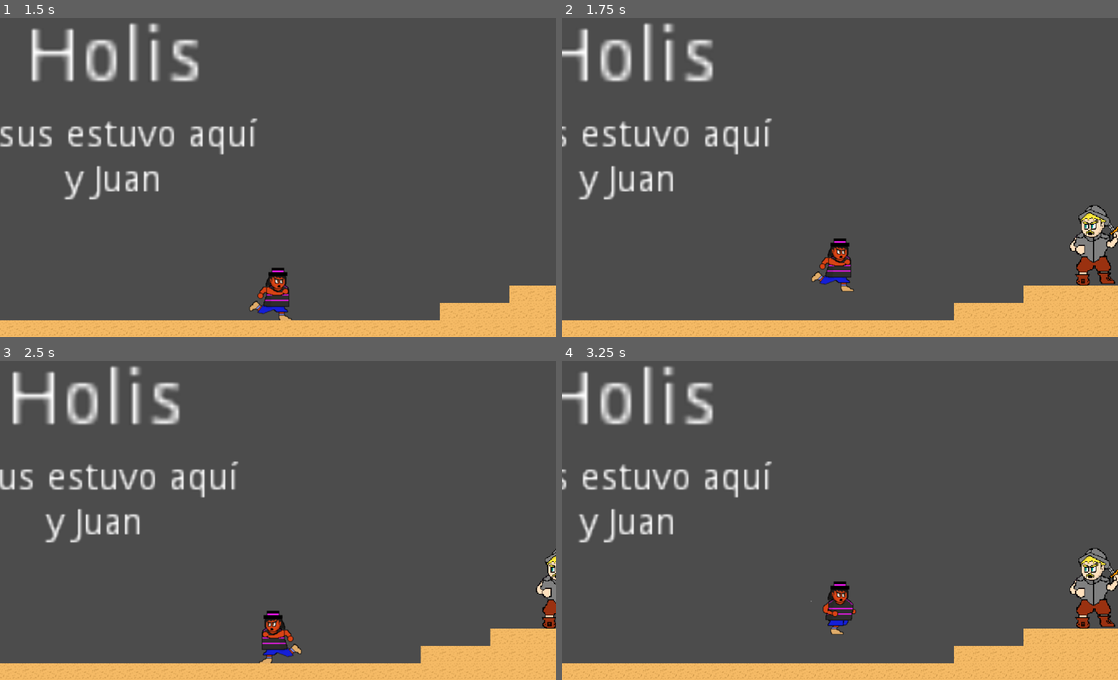
Above: before the commit, frames 1-4 (two rows, left to right).
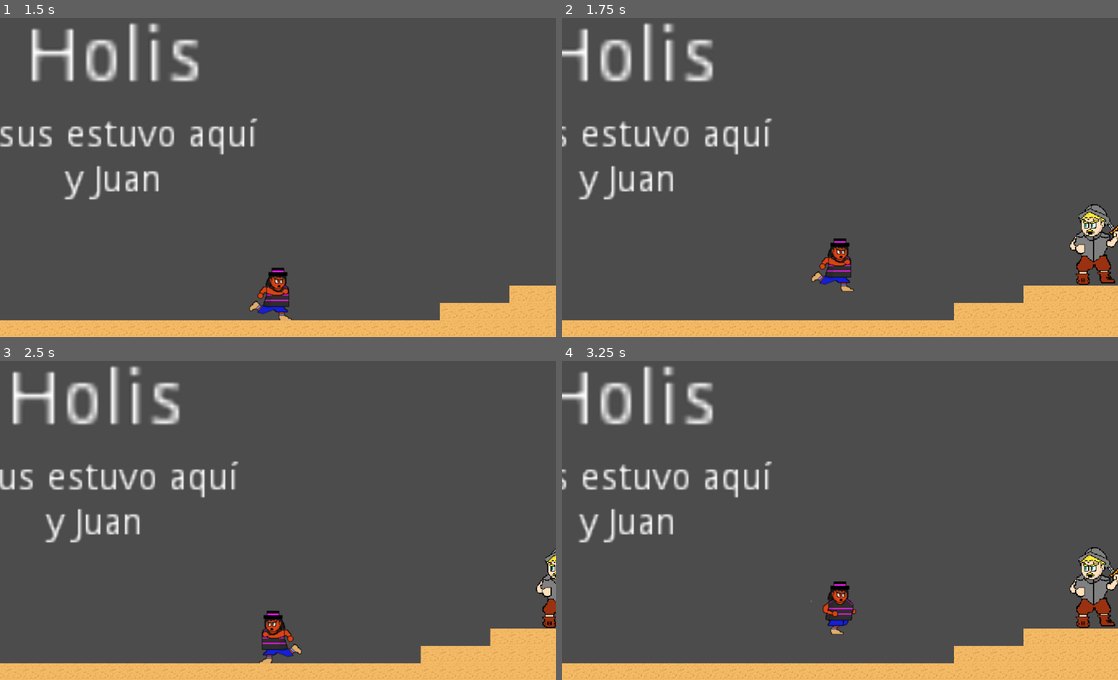
Above: after the commit, the same moments.

Repository: baiest/Minga_Survivor
Game: Godot game, scene res://scenes/Main.tscn
Same seed, same stepped clock (60 frames per second), same inputs: the game is played once before the commit and once after it.
Inputs:
- Up to frame 1 (1.5 s): hold Right (ui_right) from 0.53 s (still down); tap Up (ui_up) at 0.77 s
- Up to frame 2 (1.75 s): keep holding Right (ui_right); tap Up (ui_up) at 1.52 s
- Up to frame 3 (2.5 s): release Right (ui_right) at 2.03 s; hold Left (ui_left) from 2.03 s (still down)
- Up to frame 4 (3.25 s): release Left (ui_left) at 2.78 s; hold Right (ui_right) from 2.78 s (still down); tap Up (ui_up) at 3.02 s

Frame 1 is identical in both runs. In frame 2, 0.6% of the frame differs, in the area x 91-100%, y 58-84%; in frame 3, 0.2%; in frame 4, 0.6%.

Commit message:
creé una carpeta textures dentro de sprites, y ahí meti las texturas

Diff:
--- a/scenes/Main.tscn
+++ b/scenes/Main.tscn
@@ -26,8 +26,7 @@
 extents = Vector2( 20, 16 )
 
 [sub_resource type="RectangleShape2D" id=3]
-extents = Vector2( 40, 72 )
-
+extents = Vector2( 53.6705, 73.4031 )
 
 [sub_resource type="SpriteFrames" id=4]
 animations = [ {
@@ -129,17 +128,15 @@
 }
 
 [node name="Normal" type="CollisionShape2D" parent="Enemigo"]
-
-position = Vector2( -8, 8 )
+position = Vector2( -2.51477, 8 )
 shape = SubResource( 3 )
-
+one_way_collision_margin = 0.0
 
 [node name="Atacar" type="AnimatedSprite" parent="Enemigo"]
 position = Vector2( -0.537109, 5.87793 )
 scale = Vector2( -0.05, 0.05 )
 frames = SubResource( 4 )
-animation = "esperar"
-
+animation = "atacar"
 
 [node name="CollisionAtaque" type="CollisionPolygon2D" parent="Enemigo"]
 build_mode = 1
--- a/tiles/tile_nive1.tres
+++ b/tiles/tile_nive1.tres
@@ -1,12 +1,14 @@
 [gd_resource type="TileSet" load_steps=9 format=2]
 
-[ext_resource path="res://sprites/Wall.png" type="Texture" id=1]
-[ext_resource path="res://sprites/mud.png" type="Texture" id=2]
-[ext_resource path="res://sprites/sand.png" type="Texture" id=3]
-[ext_resource path="res://sprites/ConcreteWall.png" type="Texture" id=4]
-[ext_resource path="res://sprites/street.png" type="Texture" id=5]
-[ext_resource path="res://sprites/grass.png" type="Texture" id=6]
-[ext_resource path="res://sprites/mud-2.png" type="Texture" id=7]
+[ext_resource path="res://sprites/textures/Wall.png" type="Texture" id=1]
+[ext_resource path="res://sprites/textures/mud.png" type="Texture" id=2]
+[ext_resource path="res://sprites/textures/sand.png" type="Texture" id=3]
+[ext_resource path="res://sprites/textures/ConcreteWall.png" type="Texture" id=4]
+[ext_resource path="res://sprites/textures/street.png" type="Texture" id=5]
+[ext_resource path="res://sprites/textures/grass.png" type="Texture" id=6]
+[ext_resource path="res://sprites/textures/mud-2.png" type="Texture" id=7]
+
+
 
 [sub_resource type="RectangleShape2D" id=1]
 extents = Vector2( 16, 16 )
Not shown, removed: sprites/Wall.png.import
Binary file removed: sprites/player_temporal.png
Renamed: sprites/ConcreteWall.png -> sprites/textures/ConcreteWall.png
Not shown, changed: sprites/textures/ConcreteWall.png.import
Renamed: sprites/Wall.png -> sprites/textures/Wall.png
Not shown, changed: sprites/textures/Wall.png.import
Renamed: sprites/grass.png -> sprites/textures/grass.png
Not shown, changed: sprites/textures/grass.png.import
Renamed: sprites/mud-2.png -> sprites/textures/mud-2.png
Not shown, changed: sprites/textures/mud-2.png.import
Renamed: sprites/mud.png -> sprites/textures/mud.png
Not shown, changed: sprites/textures/mud.png.import
(and 8 more such lines)
